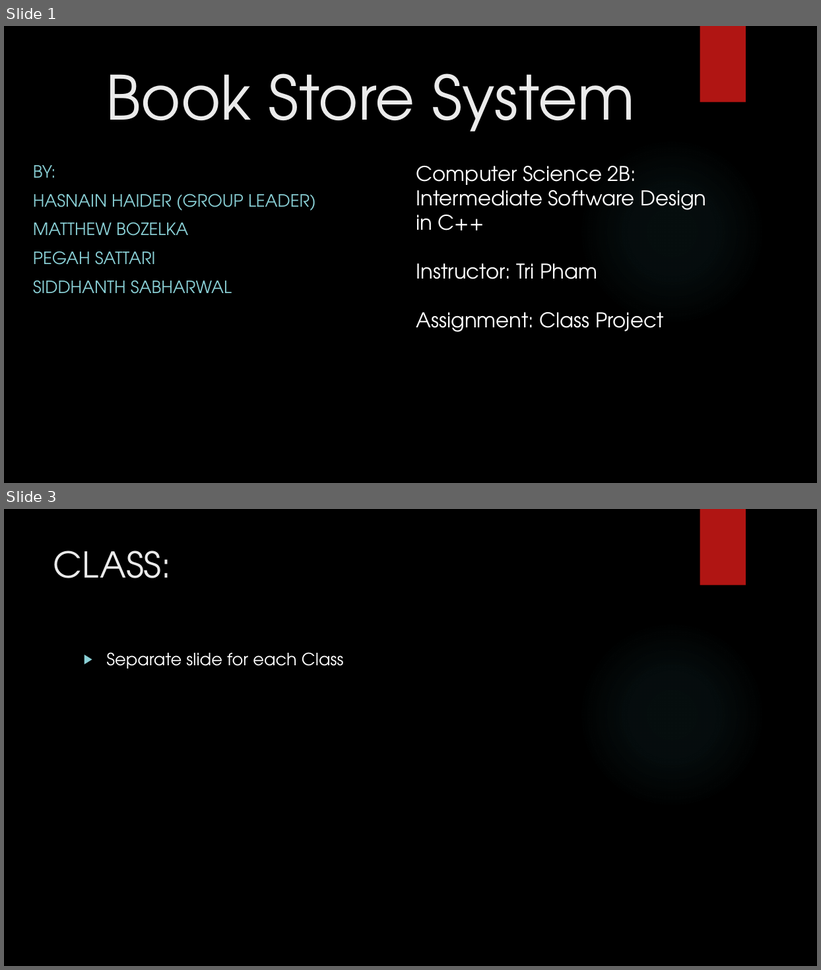
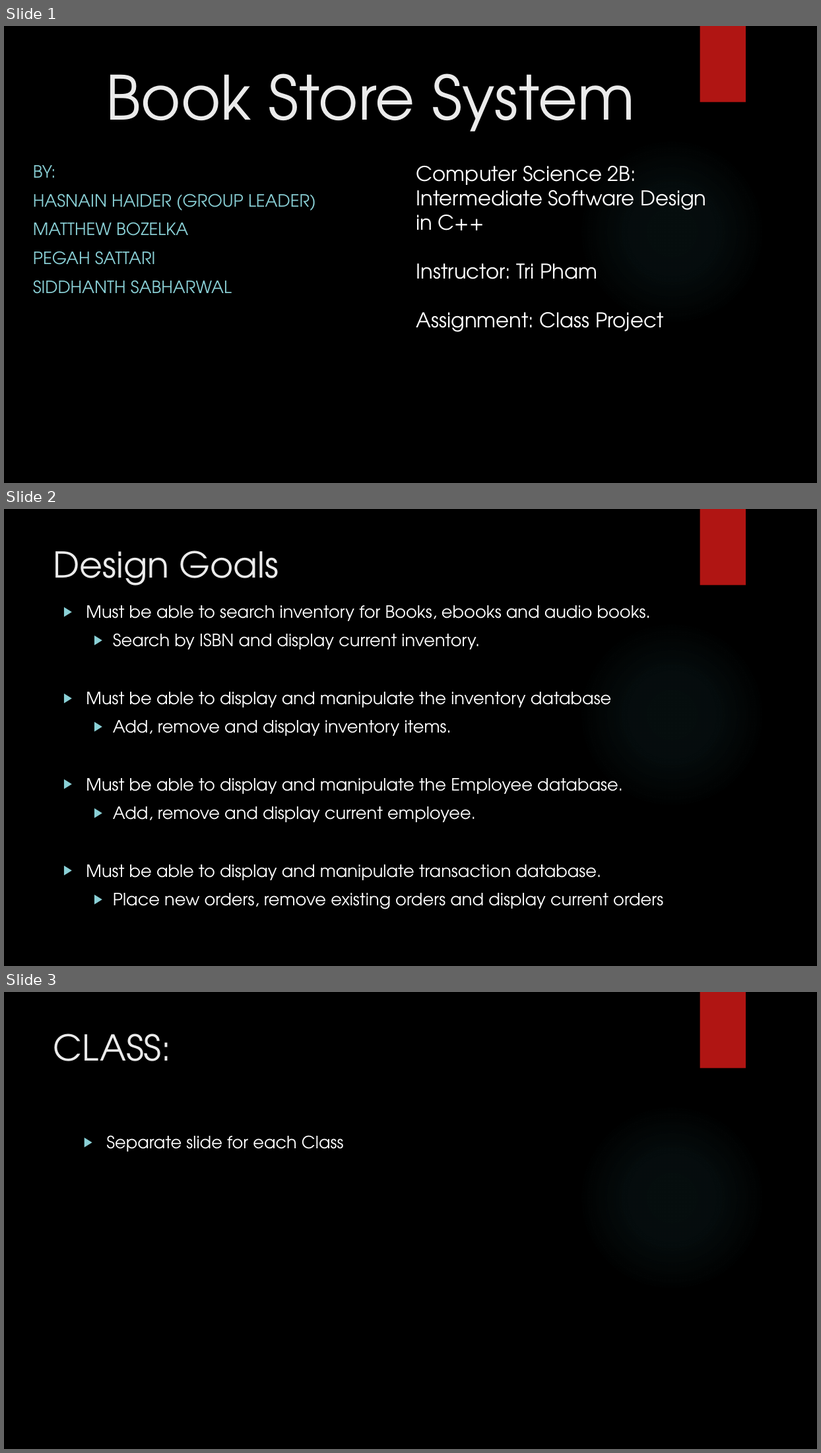
Before and after one commit to Timothy-W/BookStoreApp, a slide deck: BookStoreApp Presentation.pptx. Shown one above the other, each under a label of ours: slides 1 and 3 before the commit, slides 1, 2 and 3 after it; the slides between them are not shown. The pictures are 821x970 and 821x1453 pixels, drawn with LibreOffice and Linux fonts; fonts in the diff are those of the drawing; background and template pictures are left out. Boxes give left, top, right and bottom in pixels: in the first picture for what was removed or moved away, otherwise in the second. Text is boxed around its words. In the diff, an @@ line names an element or a change of style, - is before the commit and + after.

Commit message:
Modified "Goals" slide in power point

```diff
--- a/BookStoreApp Presentation.pptx
+++ b/BookStoreApp Presentation.pptx
@@ slide 2 added at <box>4,509,817,966</box>, background picture (left out); not listed: 2 template elements that a slide beside it also shows @@
@@ title added at <box>54,551,279,586</box>, 42 pt, text #EBEBEB @@
+Design Goals
@@ text added at <box>86,605,663,910</box>, 20 pt, text #FFFFFF @@
+▶ Must be able to search inventory for Books, ebooks and audio books.
+  ▶ Search by ISBN and display current inventory.
+▶ Must be able to display and manipulate the inventory database
+  ▶ Add, remove and display inventory items.
+▶ Must be able to display and manipulate the Employee database.
+  ▶ Add, remove and display current employee.
+▶ Must be able to display and manipulate transaction database.
+  ▶ Place new orders, remove existing orders and display current orders
```
Also in this commit, not shown: 1 slide removed.
